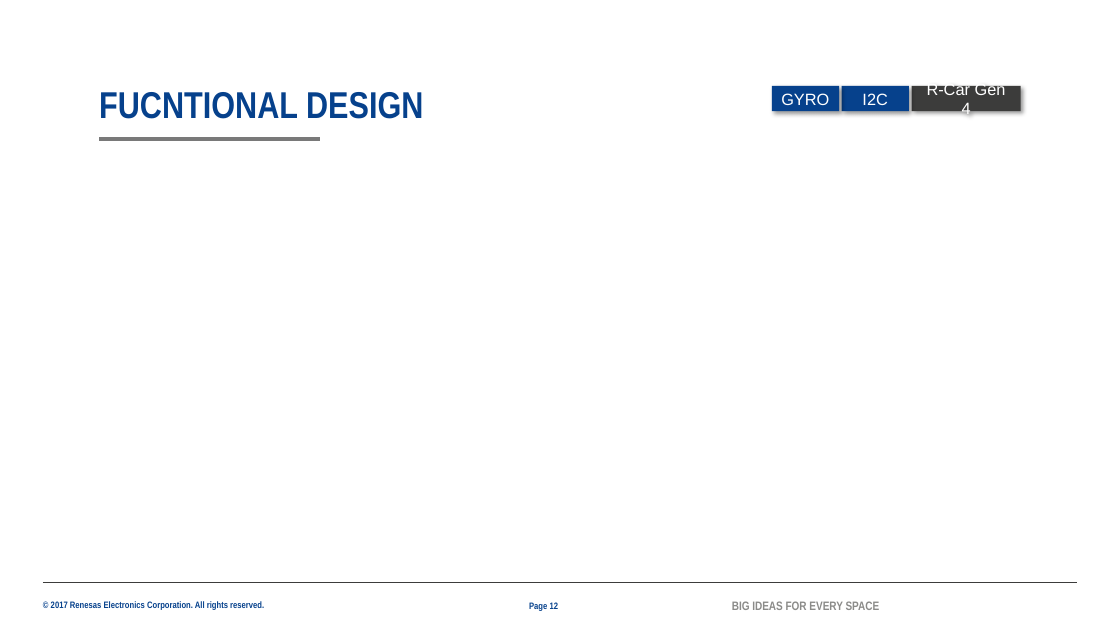
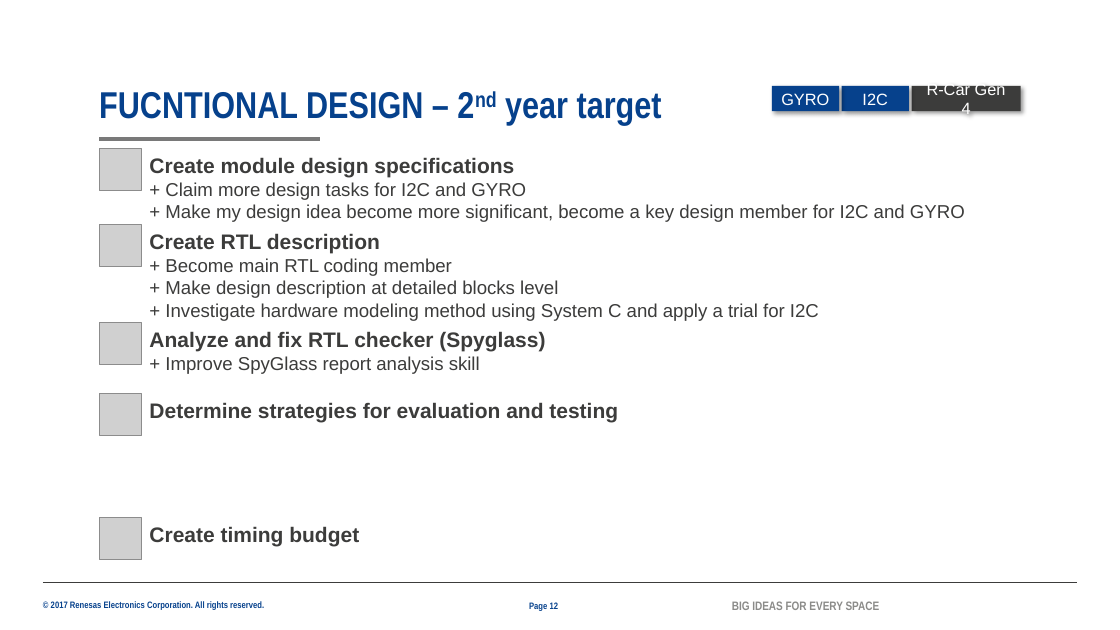
Before and after one commit to lesyhau/bridge, a slide deck: slide 12 of 2082_HauSyLe_PER_MentorMentee_26G.pptx. Drawn at 1120x630 pixels with LibreOffice and Linux fonts; fonts in the diff are those of the drawing; grey boxes stand for pictures; background and template pictures are left out. Boxes give left, top, right and bottom in pixels: in the first picture for what was removed or moved away, otherwise in the second. Text is boxed around its words. In the diff, an @@ line names an element or a change of style, - is before the commit and + after.

```diff
--- a/2082_HauSyLe_PER_MentorMentee_26G.pptx
+++ b/2082_HauSyLe_PER_MentorMentee_26G.pptx
@@ title at [99,92,662,125]: text changed @@
-FUCNTIONAL DESIGN
+FUCNTIONAL DESIGN – 2nd year target
@@ picture added at [99,149,141,191] @@
@@ text added at [149,157,965,222], 16 pt, text #3C3C3B @@
+Create module design specifications
++ Claim more design tasks for I2C and GYRO
++ Make my design idea become more significant, become a key design member for I2C and GYRO
@@ picture added at [99,224,141,266] @@
@@ text added at [149,233,819,321], 16 pt, text #3C3C3B @@
+Create RTL description
++ Become main RTL coding member
++ Make design description at detailed blocks level
++ Investigate hardware modeling method using System C and apply a trial for I2C
@@ picture added at [99,323,141,365] @@
@@ text added at [149,331,545,374], 16 pt, text #3C3C3B @@
+Analyze and fix RTL checker (Spyglass)
++ Improve SpyGlass report analysis skill
@@ picture added at [99,393,141,435] @@
@@ text added at [149,402,618,422], 18 pt, text #3C3C3B, bold @@
+Determine strategies for evaluation and testing
@@ picture added at [99,518,141,560] @@
@@ text added at [149,526,359,547], 18 pt, text #3C3C3B, bold @@
+Create timing budget
```
Also in this commit, not shown: 6 other slides changed, 1 slide added.
